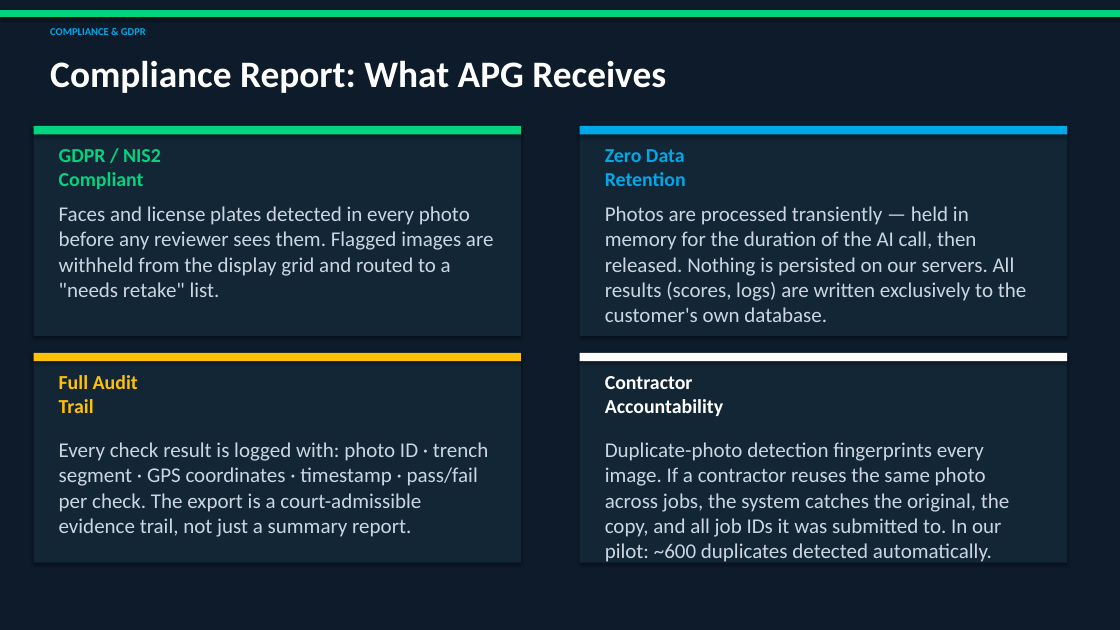
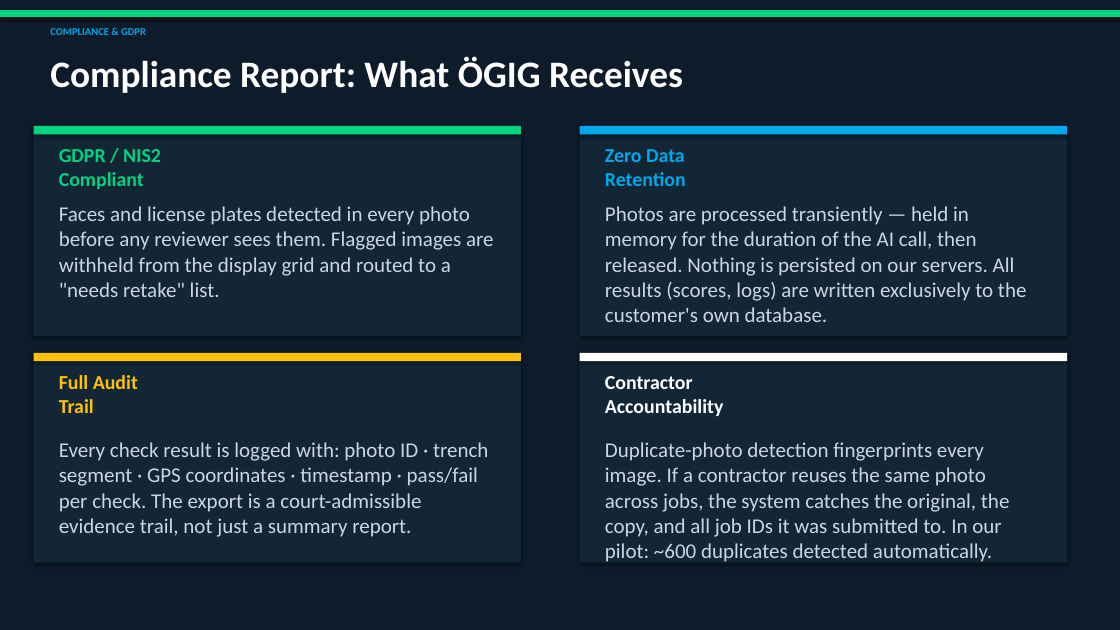
Before and after one commit to PathanAhmad/sightline-vienna-up-2026, a slide deck: slide 8 of APG_TrenchVerify_Pitch.pptx (slide 6 before the commit). Drawn at 1120x630 pixels with LibreOffice and Linux fonts; fonts in the diff are those of the drawing. Boxes give left, top, right and bottom in pixels: in the first picture for what was removed or moved away, otherwise in the second. Text is boxed around its words. In the diff, an @@ line names an element or a change of style, - is before the commit and + after.

```diff
--- a/APG_TrenchVerify_Pitch.pptx
+++ b/APG_TrenchVerify_Pitch.pptx
@@ text at box(50, 56, 683, 93): text changed @@
-Compliance Report: What APG Receives
+Compliance Report: What ÖGIG Receives
```
Also in this commit, not shown: 3 other slides changed, 6 slides added, 1 slide removed.
